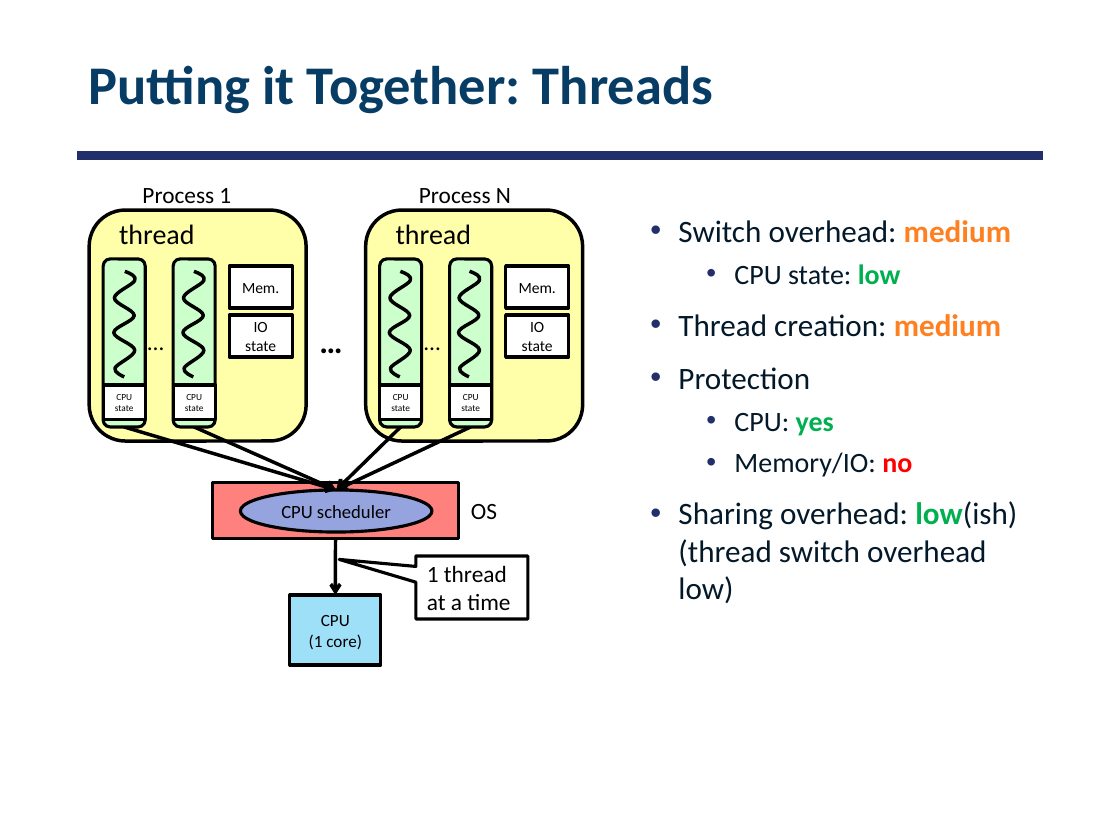
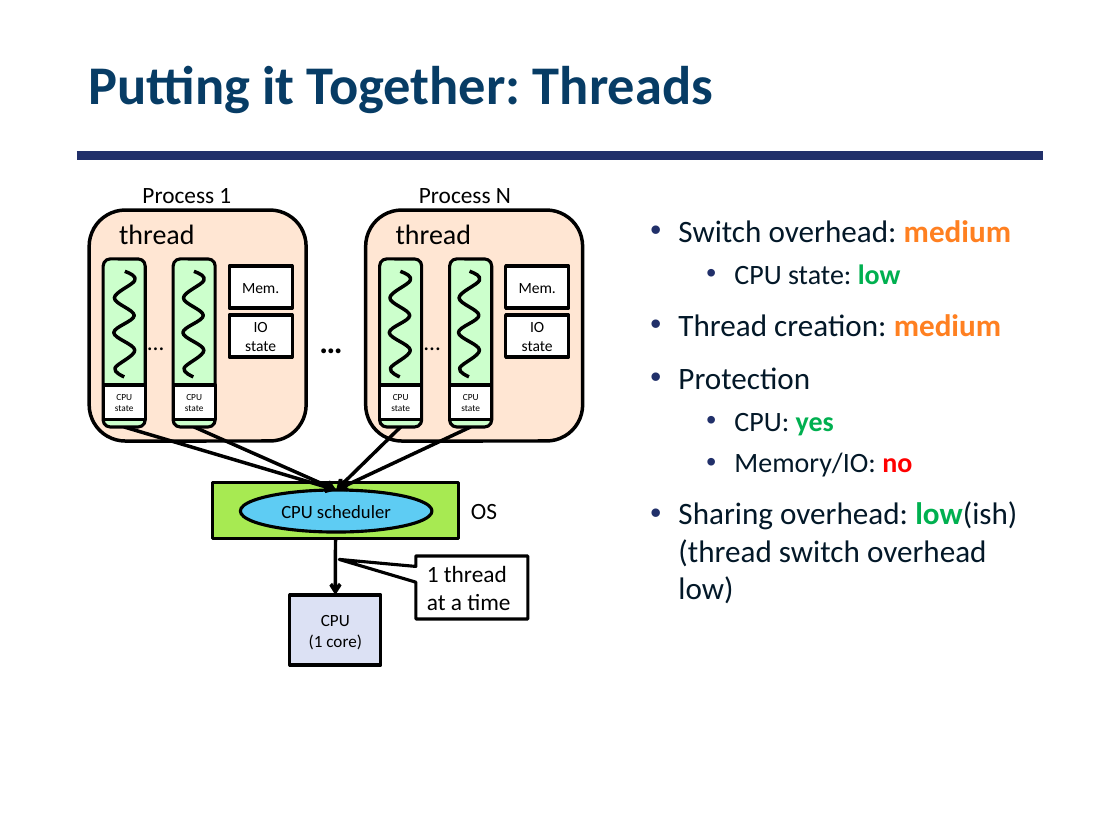
Before and after one commit to smajidzahedi/ECE350, a slide deck: slide 46 of 02-concepts.pptx. Drawn at 1120x840 pixels with LibreOffice and Linux fonts; fonts in the diff are those of the drawing. Boxes give left, top, right and bottom in pixels: in the first picture for what was removed or moved away, otherwise in the second. Text is boxed around its words. In the diff, an @@ line names an element or a change of style, - is before the commit and + after.

```diff
--- a/02-concepts.pptx
+++ b/02-concepts.pptx
@@ rounded rectangle at box(90, 211, 307, 441): fill #FFFFAA to #FFE6D3 @@
@@ rounded rectangle at box(365, 211, 582, 441): fill #FFFFAA to #FFE6D3 @@
@@ rectangle at box(213, 483, 458, 539): fill #FF817E to #A7EA52 @@
@@ ellipse "CPU scheduler" at box(241, 491, 432, 533): fill #95A4DE to #5ECCF3 @@
@@ rectangle "CPU" at box(290, 595, 381, 664): fill #9EE0F8 to #DCE1F4 @@
```
Also in this commit, not shown: 11 other slides changed, 1 slide added, 1 slide removed, 21 other files.
